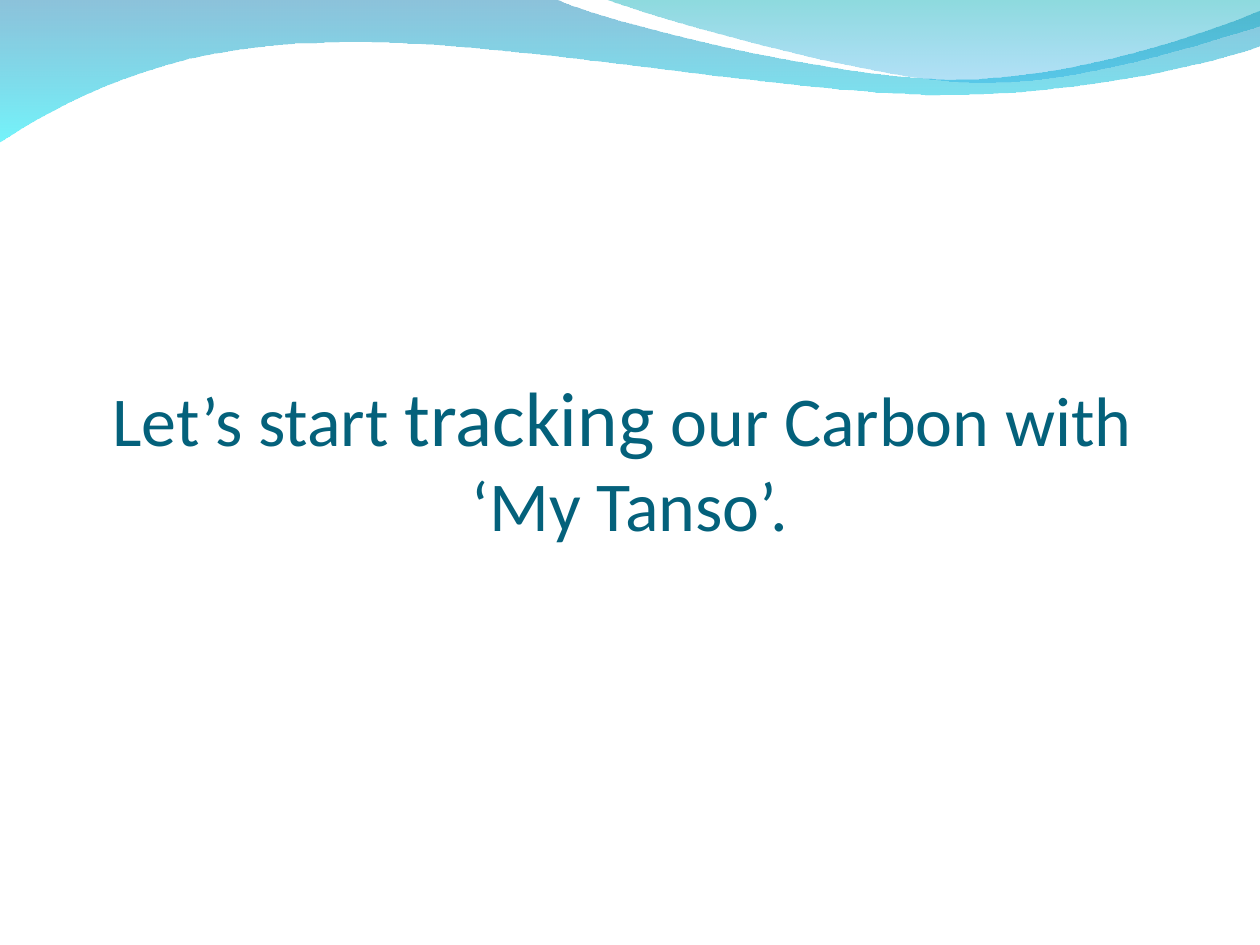
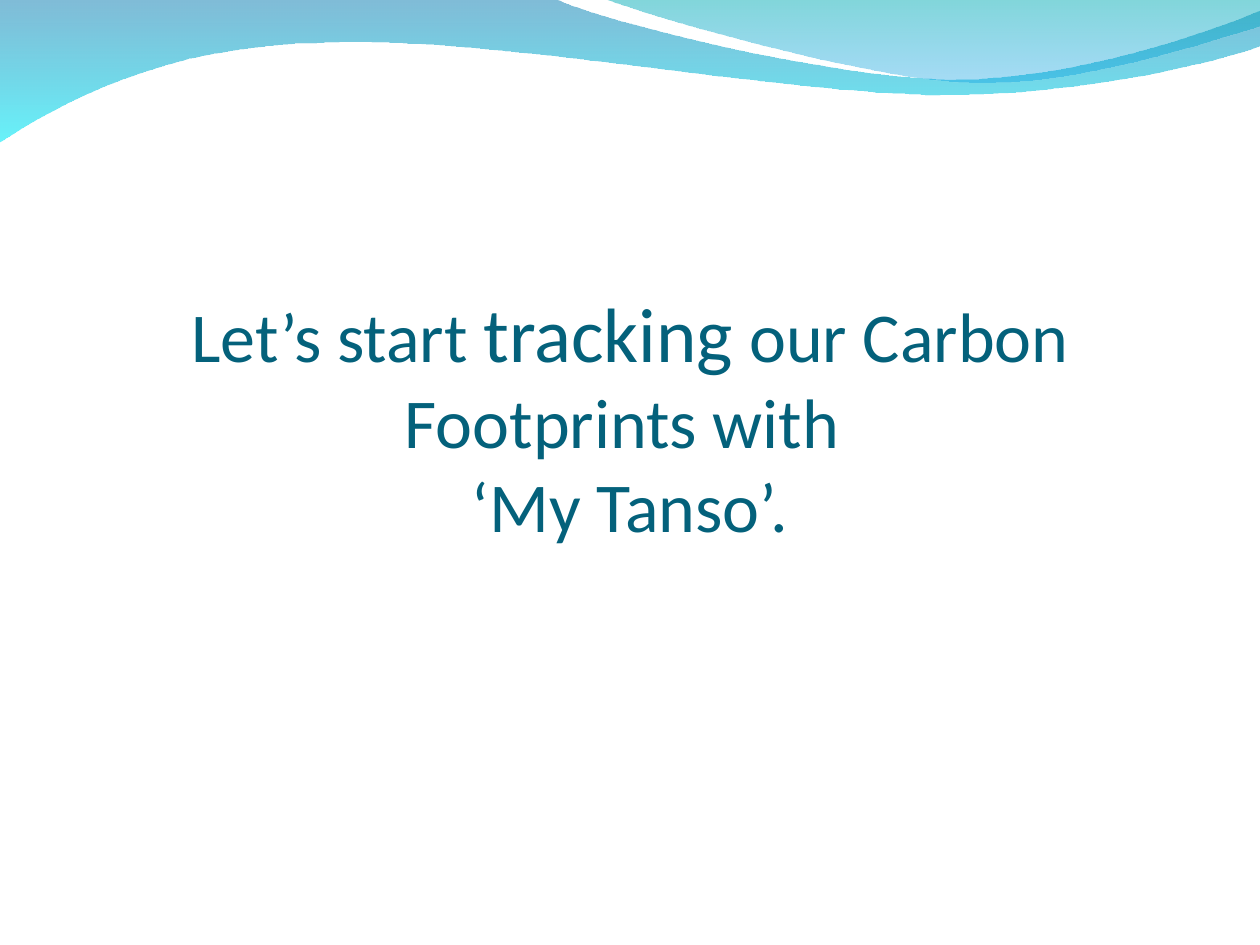
Before and after one commit to Hariprasath12/Team-Titans, a slide deck: slide 16 of MyTanso.ppt (slide 9 before the commit). Drawn at 1260x945 pixels with LibreOffice and Linux fonts; fonts in the diff are those of the drawing; background and template pictures are left out. Boxes give left, top, right and bottom in pixels: in the first picture for what was removed or moved away, otherwise in the second. Text is boxed around its words. In the diff, an @@ line names an element or a change of style, - is before the commit and + after.

Commit message:
Updated App Doc ppt

```diff
--- a/MyTanso.ppt
+++ b/MyTanso.ppt
@@ text at [191, 308, 1068, 544]: text changed @@
-Let’s start tracking our Carbon with
-‘My Tanso’.
+Let’s start tracking our Carbon Footprints with
+‘My Tanso’.
```
Also in this commit, not shown: 1 other slide changed, 7 slides added.
